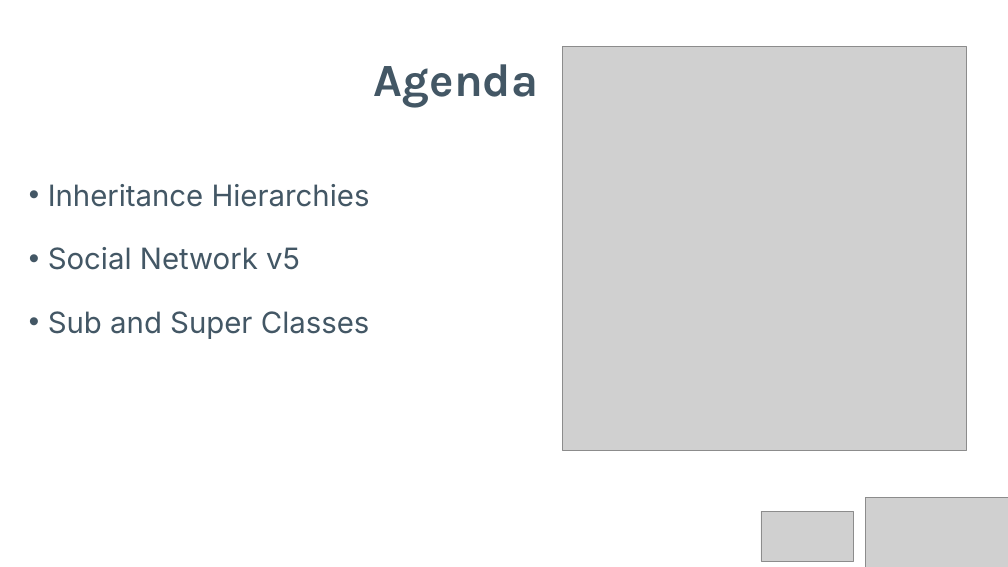
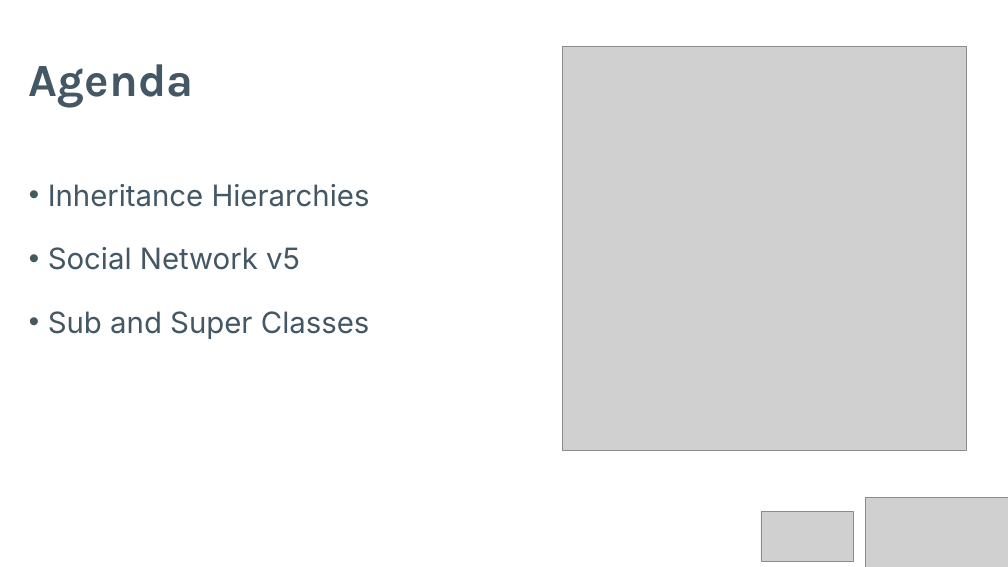
Before and after one commit to Programming-Fundamentals-SETU/prog-fund-2-jan-26, a slide deck: slide 2 of topic08-inheritance/unit-08a-lectures/talk-3-inheritance-v2/a-inheritance-v2.pptx. Drawn at 1008x567 pixels with LibreOffice and Linux fonts; fonts in the diff are those of the drawing; grey boxes stand for pictures. Boxes give left, top, right and bottom in pixels: in the first picture for what was removed or moved away, otherwise in the second. Text is boxed around its words. In the diff, an @@ line names an element or a change of style, - is before the commit and + after.

```diff
--- a/topic08-inheritance/unit-08a-lectures/talk-3-inheritance-v2/a-inheritance-v2.pptx
+++ b/topic08-inheritance/unit-08a-lectures/talk-3-inheritance-v2/a-inheritance-v2.pptx
@@ title "Agenda" at box(29, 64, 193, 107): alignment centre to left @@
```
Also in this commit, not shown: 10 other slides changed, 7 other files.
